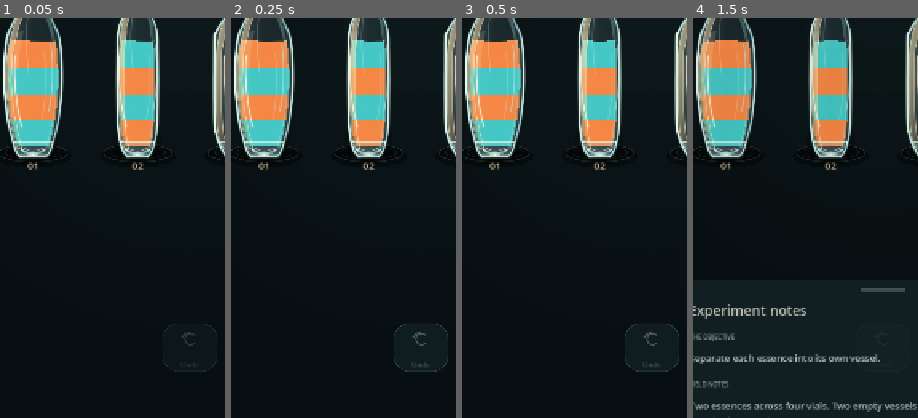
Above: before the commit, frames 1-4 (left to right).
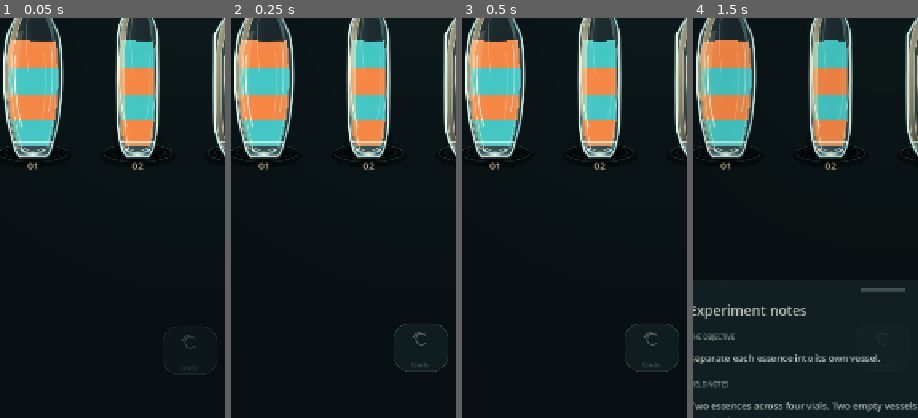
Above: after the commit, the same moments.

Repository: Kryodo/spell-sort-game
Game: Godot game, scene res://scenes/dark_sorting_slots_prototype.tscn
Two runs of this game, one before a commit and one after it. Both use one fixed random seed, a clock stepped at 60 frames per second and the inputs below. This scene is started directly instead of the project's main scene.
Inputs:
- Up to frame 1 (0.05 s): no input
- Up to frame 2 (0.25 s): no input
- Up to frame 3 (0.5 s): no input
- Up to frame 4 (1.5 s): click "Separate each essence into it…" at 0.5 s; click "×" at 1.25 s
The pictures show only the part of the screen within x 8-58%, y 50-100%; the shares and areas given below are measured in that part.

The runs differ from the first frame. In frame 1, 0.1% of the frame differs, in the area x 72-97%, y 76-90%; in frame 2, nothing differs; in frame 3, nothing differs; in frame 4, nothing differs.

Commit message:
Preserve slide motion when revealing HUD actions

Diff:
--- a/scripts/dark_sorting_slots_prototype.gd
+++ b/scripts/dark_sorting_slots_prototype.gd
@@ -594,7 +594,12 @@
 
 func _animate_action_position(button: SoftIconButton, target: Vector2, target_size: Vector2) -> void:
     button.size = target_size
-    if button.visible and button.modulate.a > 0.95 and button.position.distance_to(target) > 1.0:
+    if button.visible and button.modulate.a <= 0.95:
+        # Keep the reveal tween's vertical travel while placing the control in
+        # the correct horizontal group immediately.
+        button.position.x = target.x
+        return
+    if button.visible and button.position.distance_to(target) > 1.0:
         var tween := create_tween()
         tween.tween_property(button, "position", target, 0.18).set_trans(Tween.TRANS_CUBIC).set_ease(Tween.EASE_OUT)
     else:
